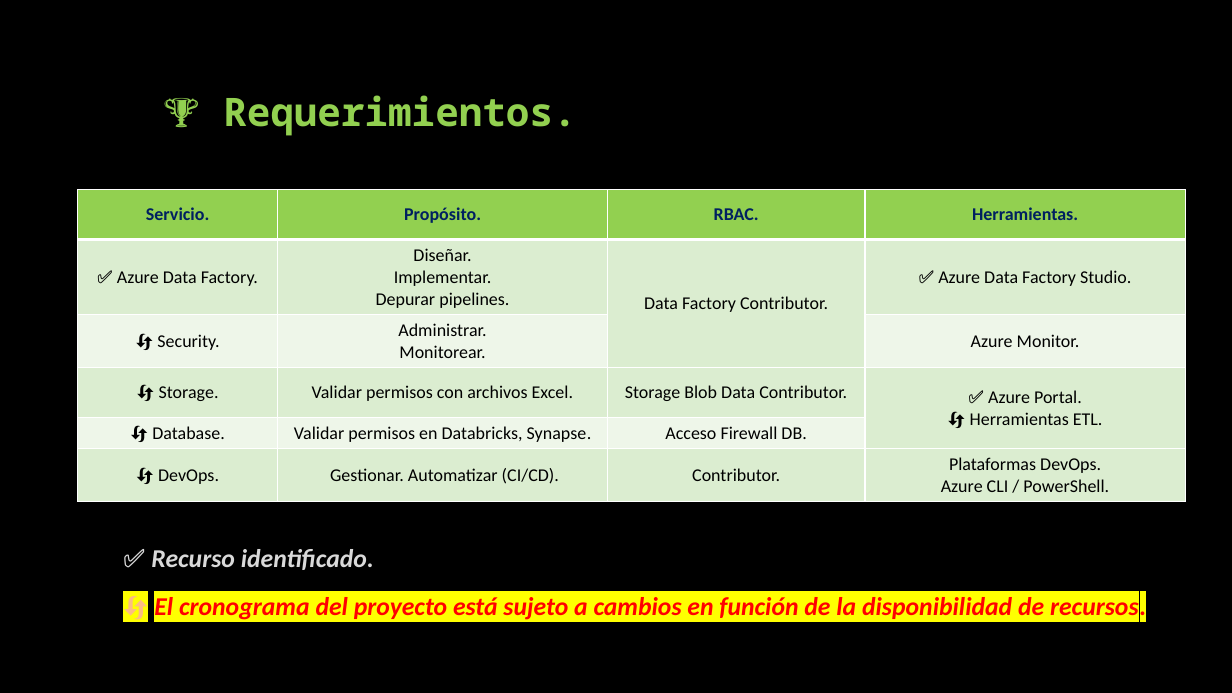
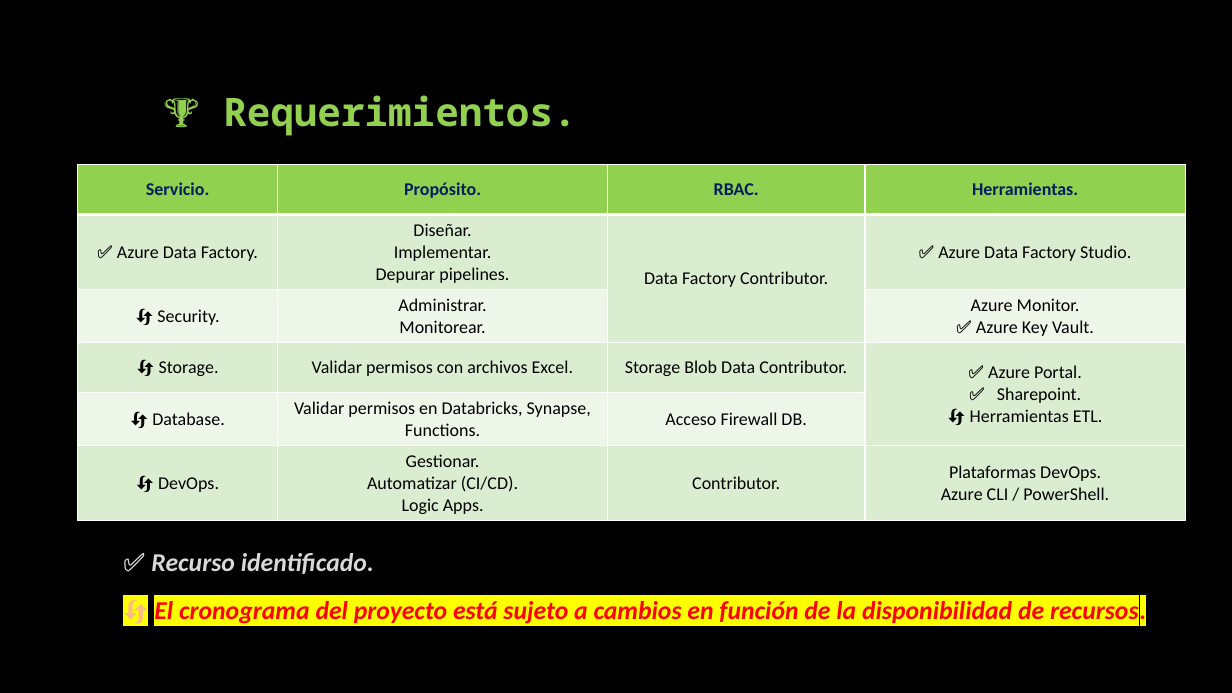
Before and after one commit to OMaciasd/datafactory-migration, a slide deck: slide 8 of Diagrams/guides/Propuesta migracion - Perceptio.pptx. Drawn at 1232x693 pixels with LibreOffice and Linux fonts; fonts in the diff are those of the drawing. Boxes give left, top, right and bottom in pixels: in the first picture for what was removed or moved away, otherwise in the second. Text is boxed around its words. In the diff, an @@ line names an element or a change of style, - is before the commit and + after.

Commit message:
🔀  feat(powerpoint) Change ppt (#1)

```diff
--- a/Diagrams/guides/Propuesta migracion - Perceptio.pptx
+++ b/Diagrams/guides/Propuesta migracion - Perceptio.pptx
@@ table at [78, 165, 1187, 518] @@
-row 3, column 4: Azure Monitor.
+row 3, column 4: Azure Monitor. / ✅ Azure Key Vault.
-row 4, column 4: ✅ Azure Portal. / 🔄 Herramientas ETL.
+row 4, column 4: ✅ Azure Portal. / ✅ Sharepoint. / 🔄 Herramientas ETL.
-row 5, column 2: Validar permisos en Databricks, Synapse.
+row 5, column 2: Validar permisos en Databricks, Synapse, Functions.
-row 6, column 2: Gestionar. Automatizar (CI/CD).
+row 6, column 2: Gestionar. / Automatizar (CI/CD). / Logic Apps.
@@ table: place and size @@
-table at [78, 189, 1187, 499]
+table at [78, 165, 1187, 518]
@@ text "✅ Recurso identificado.": place and size @@
-text "✅ Recurso identificado." at [151, 549, 1146, 621]
+text "✅ Recurso identificado." at [151, 553, 1146, 625]
```
Also in this commit, not shown: 3 other slides changed, 24 other files.
